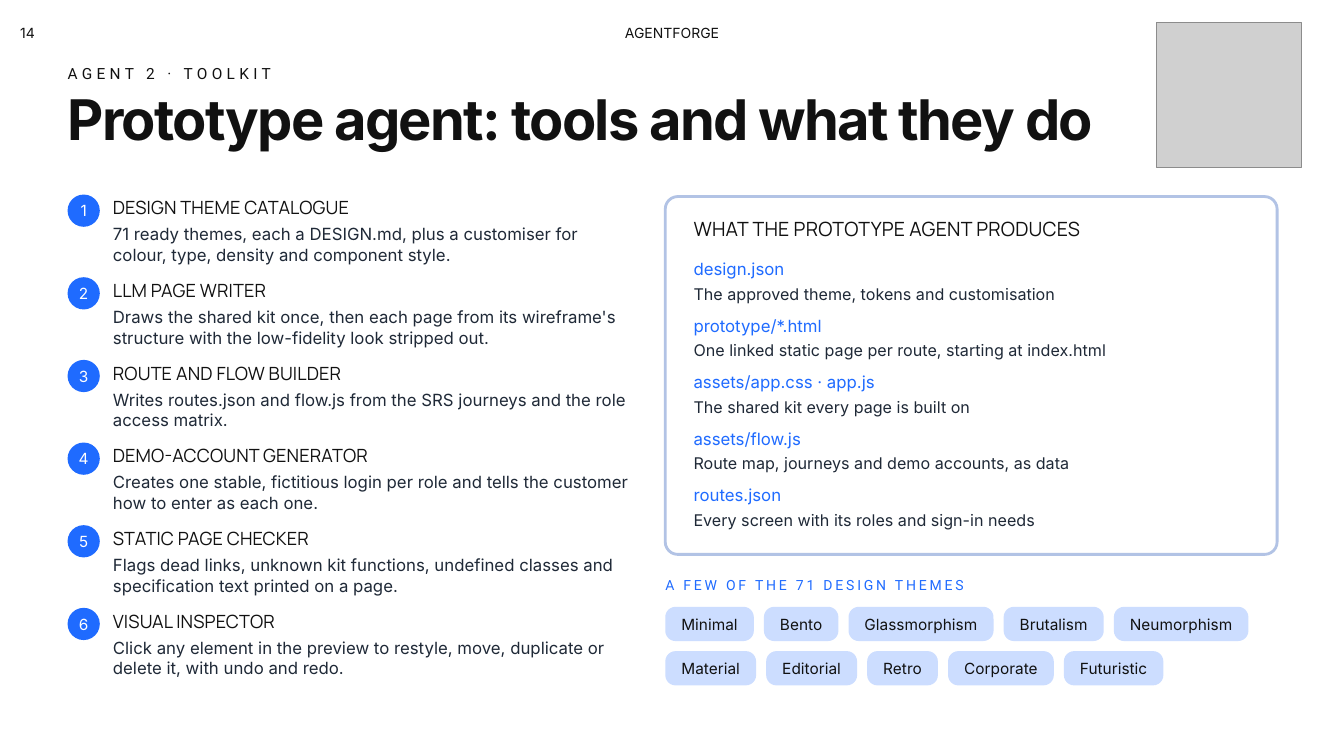
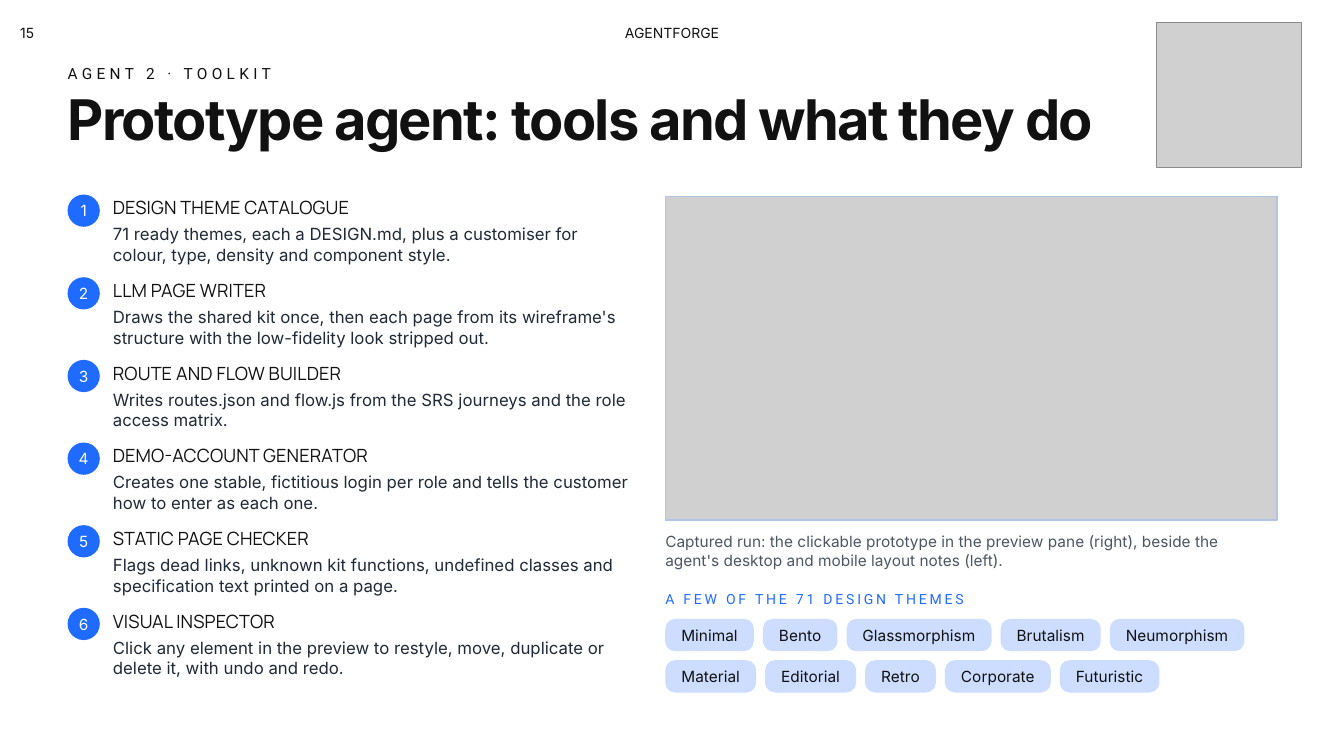
Before and after one commit to Ravindu200232/agentforge-studio, a slide deck: slide 15 of docs/presentation/AgentForge-PP2.pptx (slide 14 before the commit). Drawn at 1344x756 pixels with LibreOffice and Linux fonts; fonts in the diff are those of the drawing; grey boxes stand for pictures; background and template pictures are left out. Boxes give left, top, right and bottom in pixels: in the first picture for what was removed or moved away, otherwise in the second. Text is boxed around its words. In the diff, an @@ line names an element or a change of style, - is before the commit and + after.

```diff
--- a/docs/presentation/AgentForge-PP2.pptx
+++ b/docs/presentation/AgentForge-PP2.pptx
@@ text at [20,27,34,38]: text changed @@
-14
+15
@@ rounded rectangle removed at [665,197,1277,555] @@
@@ picture added at [665,197,1277,520] @@
@@ rectangle added at [665,197,1277,520], outline #B2C3E5 1 pt @@
@@ text removed at [694,221,1080,237] @@
-WHAT THE PROTOTYPE AGENT PRODUCES
@@ text removed at [694,262,785,279] @@
-design.json
@@ text removed at [694,288,1055,304] @@
-The approved theme, tokens and customisation
@@ text removed at [694,319,822,336] @@
-prototype/*.html
@@ text removed at [694,344,1106,360] @@
-One linked static page per route, starting at index.html
@@ text removed at [694,375,875,392] @@
-assets/app.css · app.js
@@ text removed at [694,401,970,417] @@
-The shared kit every page is built on
@@ text removed at [694,432,801,449] @@
-assets/flow.js
@@ text removed at [694,457,1069,473] @@
-Route map, journeys and demo accounts, as data
@@ text removed at [694,488,782,505] @@
-routes.json
@@ text added at [665,535,1218,570], 11 pt, text #4B5563 @@
+Captured run: the clickable prototype in the preview pane (right), beside the agent's desktop and mobile layout notes (left).
@@ text removed at [694,514,1035,530] @@
-Every screen with its roles and sign-in needs
@@ text "A FEW OF THE 71 ...": place and size @@
-text "A FEW OF THE 71 ..." at [665,580,964,590]
+text "A FEW OF THE 71 ..." at [665,594,964,604]
@@ 6 texts, 6 rounded rectangles: place and size @@
-6 texts, 6 rounded rectangles at [665,607,994,686]
+6 texts, 6 rounded rectangles at [665,619,992,693]
@@ 4 texts, 4 rounded rectangles: place and size @@
-4 texts, 4 rounded rectangles at [948,607,1249,686]
+4 texts, 4 rounded rectangles at [945,619,1245,693]
```
Also in this commit, not shown: 16 other slides changed, 2 slides added.
